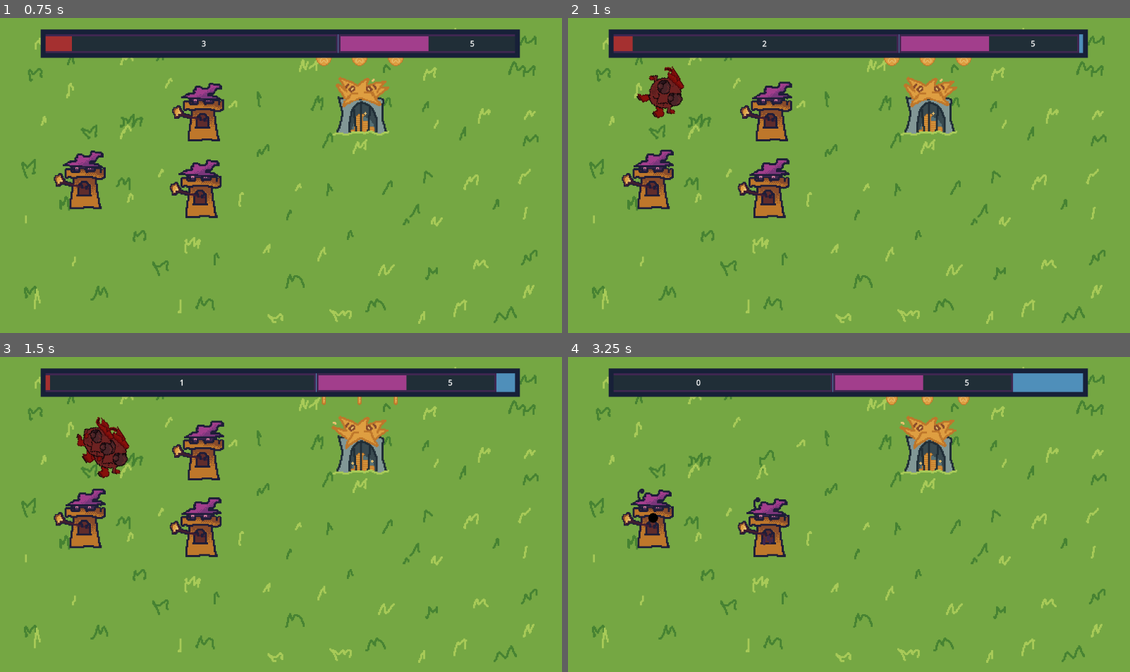
Above: before the commit, frames 1-4 (two rows, left to right).
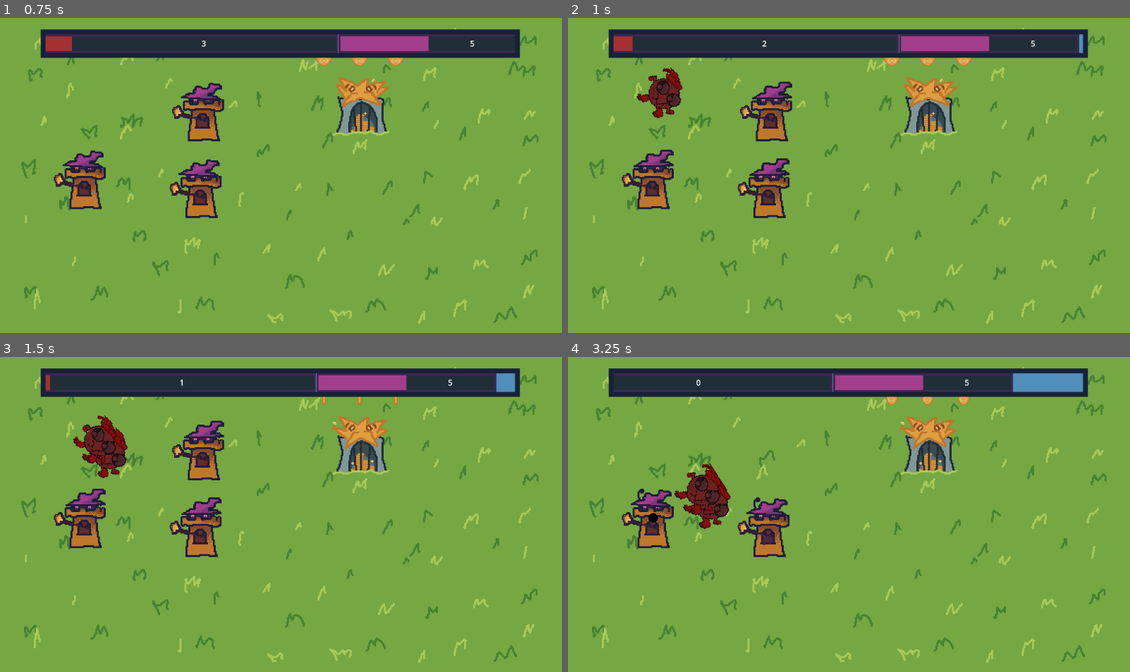
Above: after the commit, the same moments.

Repository: MagnusLucas/BrackeysAugust26
Game: Godot game, scene res://scenes/main_menu.tscn
The game is run twice, just before and just after one commit, with the same random seed, the same clock (stepped at 60 frames per second) and the same inputs. The engine's default icon, where the game draws it, is replaced by a stand-in: a white triangle on a blue panel in a dark square.
Inputs (mouse positions are in pixels of both pictures, inside the frame that each line leads up to):
- Up to frame 1 (0.75 s): click (281, 169) at 0.5 s
- Up to frame 2 (1 s): no input
- Up to frame 3 (1.5 s): move the mouse to (202, 451) at 1.27 s; click (202, 451) at 1.42 s
- Up to frame 4 (3.25 s): move the mouse to (652, 517) at 2.02 s; click (652, 517) at 2.17 s; move the mouse to (770, 527) at 2.77 s; click (770, 527) at 2.92 s

Frame 1 is identical in both runs. In frame 2, 0.3% of the frame differs, in the area x 14-21%, y 15-32%; in frame 3, 0.6%; in frame 4, 1.1%, in the area x 18-29%, y 33-55%.

Commit message:
Added enemy dying animation

Diff:
--- a/scenes/enemy/enemy.gd
+++ b/scenes/enemy/enemy.gd
@@ -6,13 +6,17 @@
 @export var stats: EnemyStats
 @export var path_follow: PathFollow2D
 
+@onready var animated_sprite_2d: AnimatedSprite2D = $AnimatedSprite2D
+
+var alive := true
+
 
 func _ready() -> void:
 	area_entered.connect(_on_area_entered)
 
 
 func _physics_process(delta: float) -> void:
-	if path_follow:
+	if path_follow and alive:
 		path_follow.progress += stats.speed * delta
 
 
@@ -28,5 +32,11 @@
 
 
 func _die() -> void:
-	died.emit()
-	queue_free()
+	alive = false
+	animated_sprite_2d.play("death")
+	animated_sprite_2d.animation_finished.connect(
+		func():
+			died.emit()
+			queue_free(),
+			CONNECT_ONE_SHOT
+	)
--- a/scenes/enemy/enemy.tscn
+++ b/scenes/enemy/enemy.tscn
@@ -81,7 +81,7 @@
 "duration": 1.0,
 "texture": SubResource("AtlasTexture_peoo5")
 }],
-"loop": 1,
+"loop": 0,
 "name": &"death",
 "speed": 8.0
 }, {
@@ -122,12 +122,11 @@
 stats = ExtResource("2_40wdo")
 path_follow = NodePath("..")
 
-[node name="Sprite2D" type="AnimatedSprite2D" parent="Enemy" unique_id=1532550252]
+[node name="AnimatedSprite2D" type="AnimatedSprite2D" parent="Enemy" unique_id=1532550252]
 scale = Vector2(2, 2)
 sprite_frames = SubResource("SpriteFrames_nj8pf")
-animation = &"walk"
+animation = &"death"
 autoplay = "walk"
-frame_progress = 0.6574614
 
 [node name="CircleCollisionShape" type="CollisionShape2D" parent="Enemy" unique_id=2102563477]
 scale = Vector2(2, 2)
